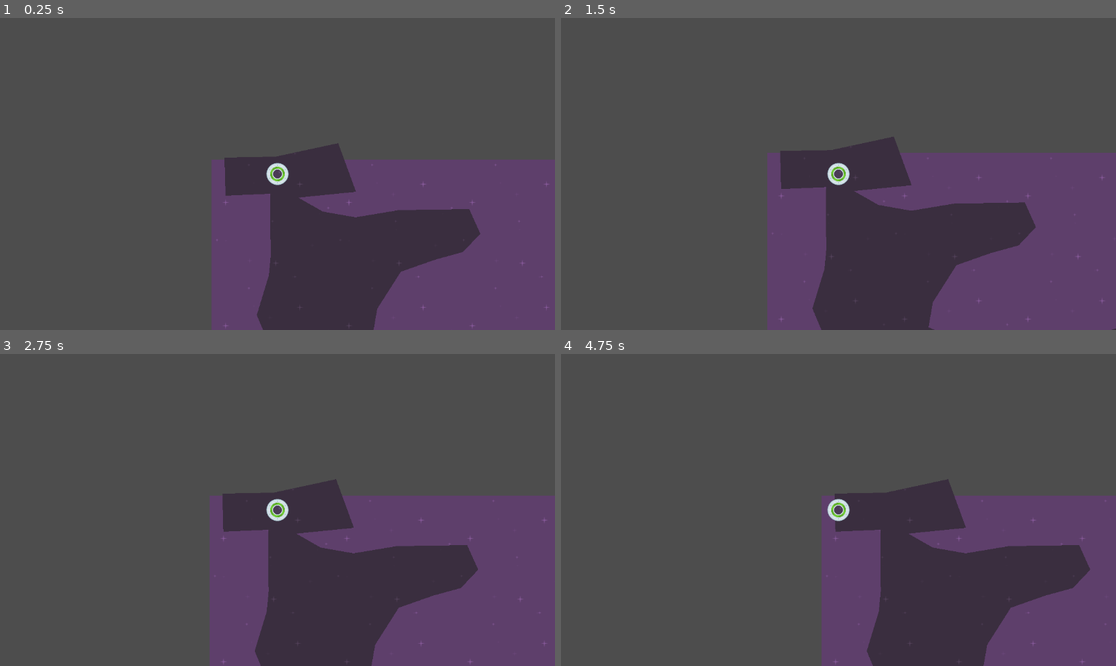
Above: before the commit, frames 1-4 (two rows, left to right).
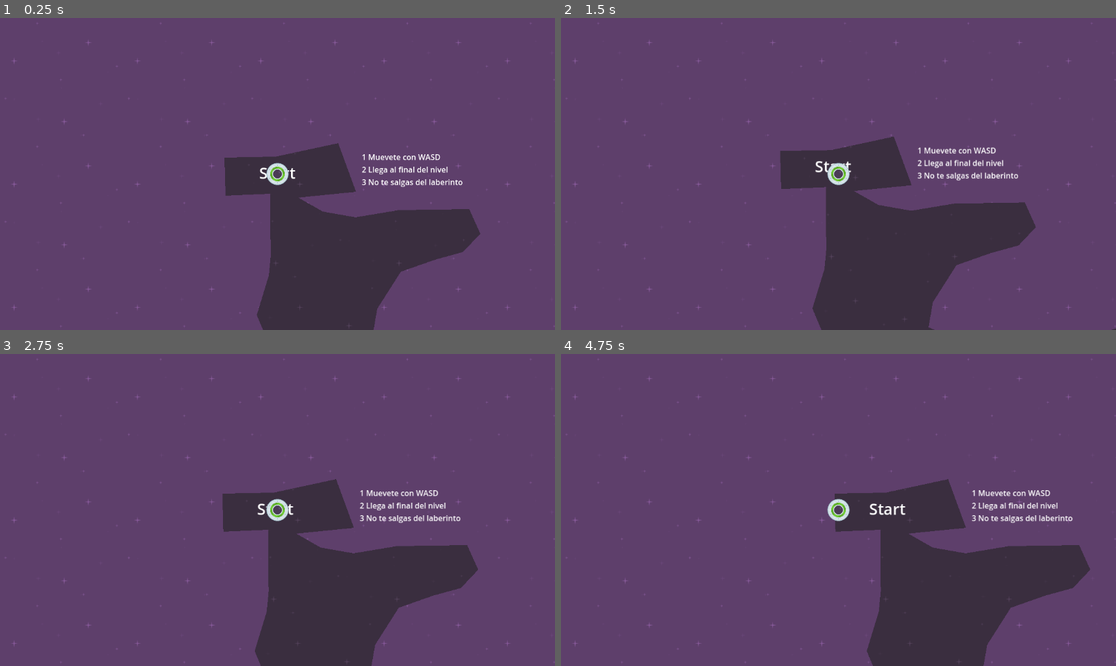
Above: after the commit, the same moments.

Repository: AlfonsoLVG/Speedy-Saucer
Game: Godot game, scene res://level_1.tscn
Same seed, same stepped clock (60 frames per second), same inputs: the game is played once before the commit and once after it.
Inputs:
- Up to frame 1 (0.25 s): no input
- Up to frame 2 (1.5 s): tap Enter at 0.5 s; hold D (move_right) 0.53-1.28 s; hold S (move_down) from 1.28 s (still down)
- Up to frame 3 (2.75 s): release S (move_down) at 2.03 s; hold D (move_right) from 2.03 s (still down)
- Up to frame 4 (4.75 s): release D (move_right) at 2.78 s; hold W (move_up) 2.78-3.53 s; hold A (move_left) from 3.53 s (still down)

The runs differ from the first frame. In frame 1, 66% of the frame differs, in the area x 0-100%, y 0-100%; in frame 2, 64%; in frame 3, 66%; in frame 4, 71%.

Commit message:
Parallax background and text labels

Diff:
--- a/level_1.tscn
+++ b/level_1.tscn
@@ -1,18 +1,54 @@
-[gd_scene load_steps=5 format=3 uid="uid://3u1yw1cbc4fe"]
+[gd_scene load_steps=6 format=3 uid="uid://3u1yw1cbc4fe"]
 
 [ext_resource type="Texture2D" uid="uid://bropd8i16m2jm" path="res://purple.png" id="1_ps5xn"]
 [ext_resource type="Script" path="res://level.gd" id="1_ukwer"]
 [ext_resource type="PackedScene" uid="uid://cxc00mhbr88wb" path="res://player.tscn" id="2_dn6t1"]
 [ext_resource type="PackedScene" uid="uid://m302np3eovc8" path="res://maze.tscn" id="3_p54of"]
 
+[sub_resource type="LabelSettings" id="LabelSettings_fnojp"]
+font_size = 32
+
 [node name="Level1" type="Node2D"]
 script = ExtResource("1_ukwer")
 
-[node name="Background" type="TextureRect" parent="."]
-offset_right = 1152.0
-offset_bottom = 648.0
+[node name="Graphics" type="Node" parent="."]
+
+[node name="CanvasLayer" type="CanvasLayer" parent="Graphics"]
+layer = -1
+
+[node name="Background" type="TextureRect" parent="Graphics/CanvasLayer"]
+anchors_preset = 15
+anchor_right = 1.0
+anchor_bottom = 1.0
+grow_horizontal = 2
+grow_vertical = 2
 texture = ExtResource("1_ps5xn")
 stretch_mode = 1
+
+[node name="StartLabel" type="Label" parent="Graphics"]
+offset_left = 99.0
+offset_top = 5.0
+offset_right = 176.0
+offset_bottom = 50.0
+text = "Start"
+label_settings = SubResource("LabelSettings_fnojp")
+
+[node name="EndLabel" type="Label" parent="Graphics"]
+offset_left = 787.0
+offset_top = 70.0
+offset_right = 864.0
+offset_bottom = 115.0
+text = "End"
+label_settings = SubResource("LabelSettings_fnojp")
+
+[node name="Tutorial" type="Label" parent="Graphics"]
+offset_left = 312.0
+offset_top = -17.0
+offset_right = 522.0
+offset_bottom = 58.0
+text = "1 Muevete con WASD
+2 Llega al final del nivel
+3 No te salgas del laberinto"
 
 [node name="Maze" parent="." instance=ExtResource("3_p54of")]
 
